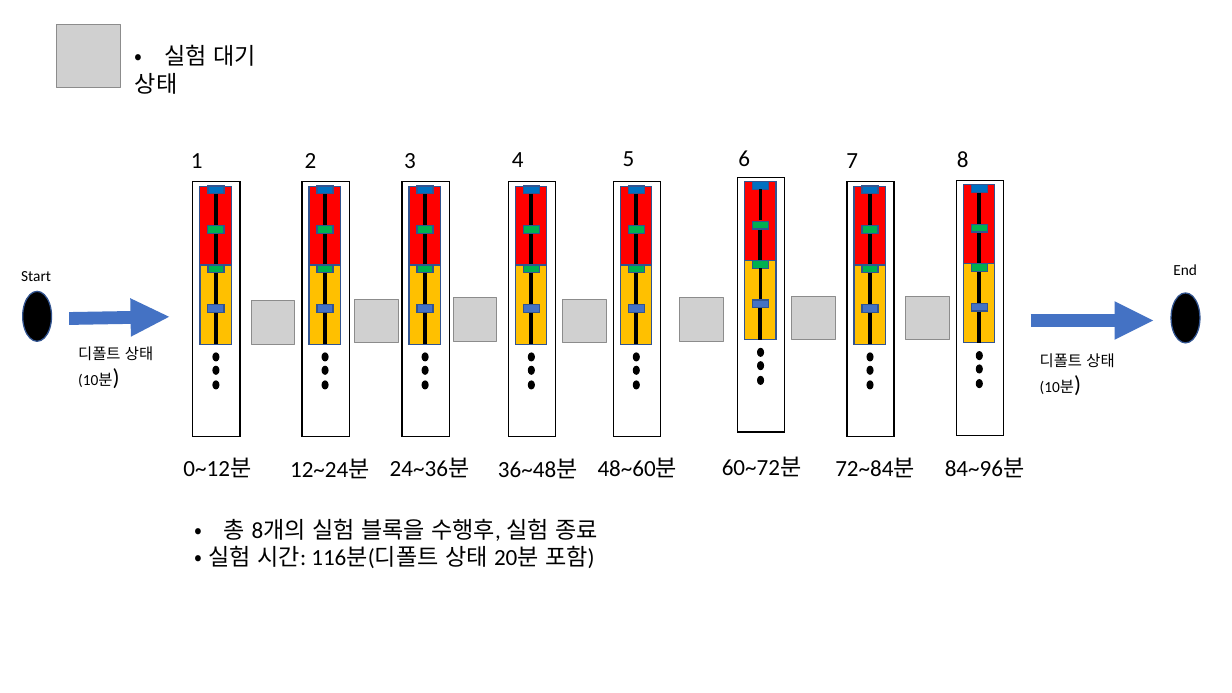
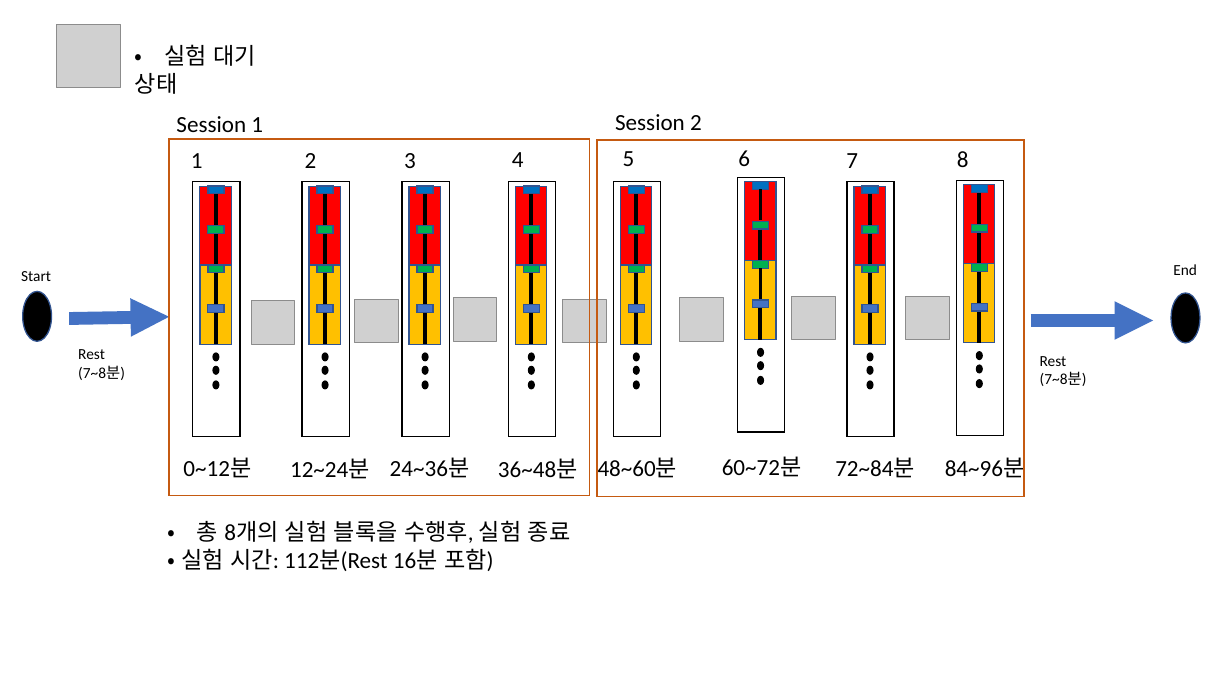
Before and after one commit to SeojinYoon/Statistics_sj, a slide deck: slide 2 of CLMN/Replay_Exp/blueprint/blueprint_0324.pptx (slide 3 before the commit). Drawn at 1232x693 pixels with LibreOffice and Linux fonts; fonts in the diff are those of the drawing; grey boxes stand for pictures. Boxes give left, top, right and bottom in pixels: in the first picture for what was removed or moved away, otherwise in the second. Text is boxed around its words. In the diff, an @@ line names an element or a change of style, - is before the commit and + after.

```diff
--- a/CLMN/Replay_Exp/blueprint/blueprint_0324.pptx
+++ b/CLMN/Replay_Exp/blueprint/blueprint_0324.pptx
@@ text added at box(176, 116, 263, 139), 18 pt, text #000000 @@
+Session 1
@@ text added at box(615, 114, 702, 130), 18 pt, text #000000 @@
+Session 2
@@ rectangle added at box(169, 140, 590, 496), outline #C55A11 1 pt @@
@@ rectangle added at box(597, 140, 1024, 497), outline #C55A11 1 pt @@
@@ text at box(78, 349, 125, 380): text changed @@
-디폴트 상태
-(10분)
+Rest
+(7~8분)
@@ text at box(1040, 356, 1087, 386): text changed @@
-디폴트 상태
-(10분)
+Rest
+(7~8분)
@@ text "• 총 8개의 실험 블록을 ...": place and size @@
-text "• 총 8개의 실험 블록을 ..." at box(209, 518, 598, 568)
+text "• 총 8개의 실험 블록을 ..." at box(181, 520, 571, 571)
@@ text at box(181, 548, 493, 571): text changed @@
-• 실험 시간: 116분(디폴트 상태 20분 포함)
+• 실험 시간: 112분(Rest 16분 포함)
```
Also in this commit, not shown: 1 other slide changed, 1 slide removed, 7 other files.
